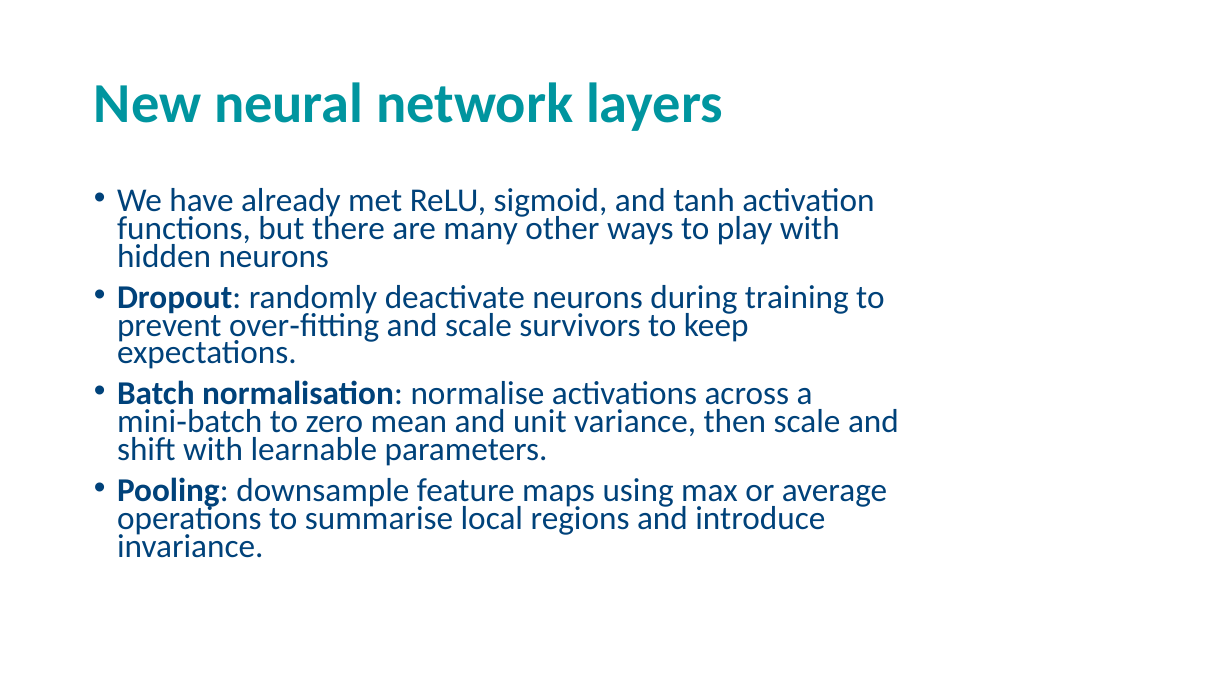
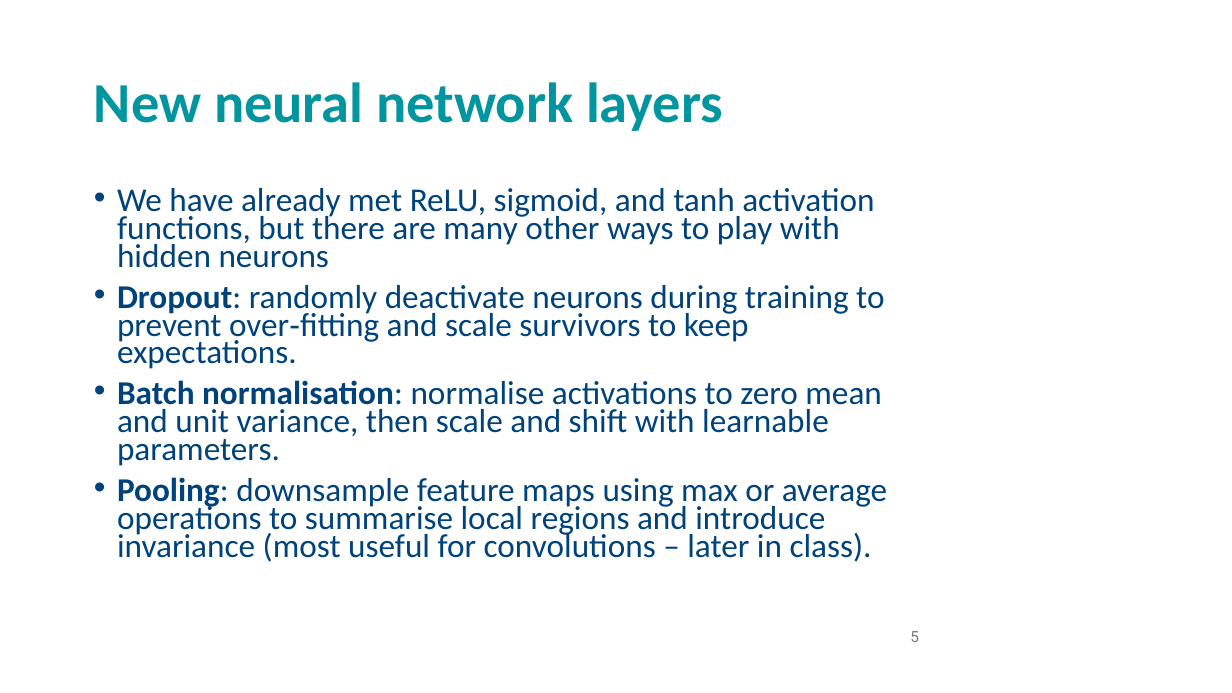
Before and after one commit to andrewcparnell/STAT41130, a slide deck: slide 5 of slides/day 2/D2C2_DL_CNN.pptx. Drawn at 1232x693 pixels with LibreOffice and Linux fonts; fonts in the diff are those of the drawing; background and template pictures are left out. Boxes give left, top, right and bottom in pixels: in the first picture for what was removed or moved away, otherwise in the second. Text is boxed around its words. In the diff, an @@ line names an element or a change of style, - is before the commit and + after.

Commit message:
Updated slides

```diff
--- a/slides/day 2/D2C2_DL_CNN.pptx
+++ b/slides/day 2/D2C2_DL_CNN.pptx
@@ text at (117,380,887,562): text changed @@
-• Batch normalisation: normalise activations across a mini‑batch to zero mean and unit variance, then scale and shift with learnable parameters.
-• Pooling: downsample feature maps using max or average operations to summarise local regions and introduce invariance.
+• Batch normalisation: normalise activations to zero mean and unit variance, then scale and shift with learnable parameters.
+• Pooling: downsample feature maps using max or average operations to summarise local regions and introduce invariance (most useful for convolutions – later in class).
@@ page number added at (910,631,919,642), 12 pt, text #797979 @@
+5
```
Also in this commit, not shown: 26 other slides changed, 1 slide removed, 1 other file.
